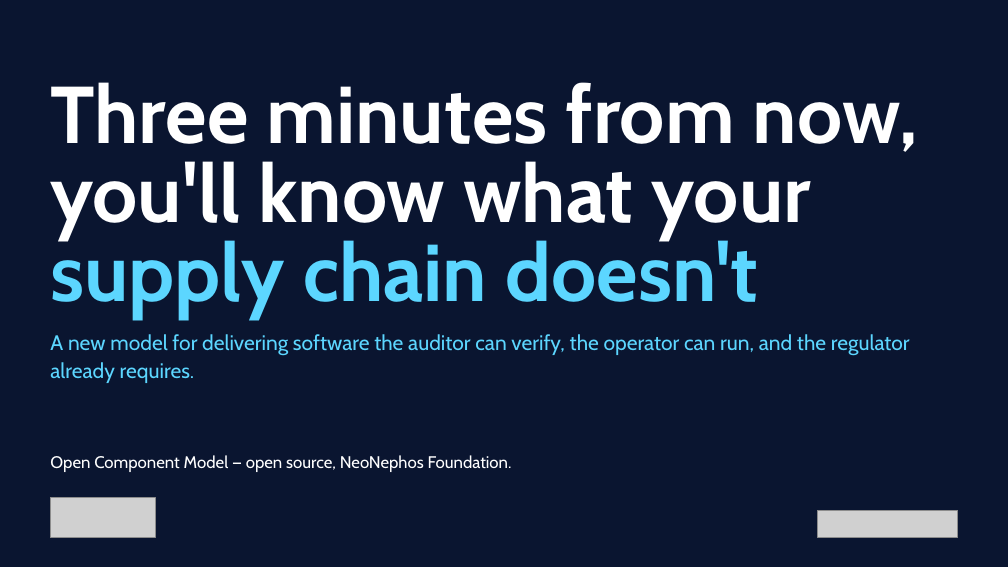
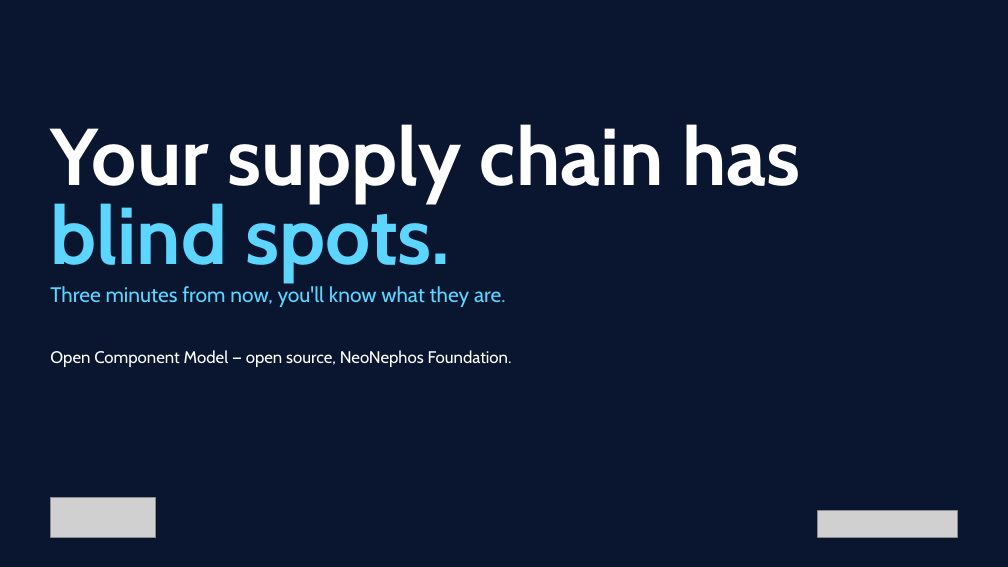
Before and after one commit to morri-son/open-component-model, a slide deck: slide 1 of docs/community/marketing/decks/exec-phase1/OCM-Sovereign-Delivery-Exec.pptx. Drawn at 1008x567 pixels with LibreOffice and Linux fonts; fonts in the diff are those of the drawing; grey boxes stand for pictures; background and template pictures are left out. Boxes give left, top, right and bottom in pixels: in the first picture for what was removed or moved away, otherwise in the second. Text is boxed around its words. In the diff, an @@ line names an element or a change of style, - is before the commit and + after.

```diff
--- a/docs/community/marketing/decks/exec-phase1/OCM-Sovereign-Delivery-Exec.pptx
+++ b/docs/community/marketing/decks/exec-phase1/OCM-Sovereign-Delivery-Exec.pptx
@@ title removed at (x1=50, y1=82, x2=918, y2=152) @@
-Three minutes from now,
@@ title added at (x1=50, y1=124, x2=800, y2=203), 115 pt, text #FFFFFF, bold @@
+Your supply chain has
@@ text added at (x1=50, y1=196, x2=450, y2=282), 115 pt, text gradient #FFFFFF to #5CD6FF to #0F6BFF, bold @@
+blind spots.
@@ text removed at (x1=50, y1=232, x2=758, y2=318) @@
-supply chain doesn't
@@ text at (x1=50, y1=286, x2=506, y2=307): text changed; size 115 to 30 pt; text colour #FFFFFF to #5CD6FF; bold off @@
-you'll know what your
+Three minutes from now, you'll know what they are.
@@ text "Open Component Model — open ..." moved from (x1=50, y1=455, x2=512, y2=472) to (x1=50, y1=350, x2=512, y2=367) @@
@@ text removed at (x1=50, y1=334, x2=910, y2=383) @@
-A new model for delivering software the auditor can verify, the operator can run, and the regulator already requires.
```
Also in this commit, not shown: 3 other slides changed, 12 other files.
